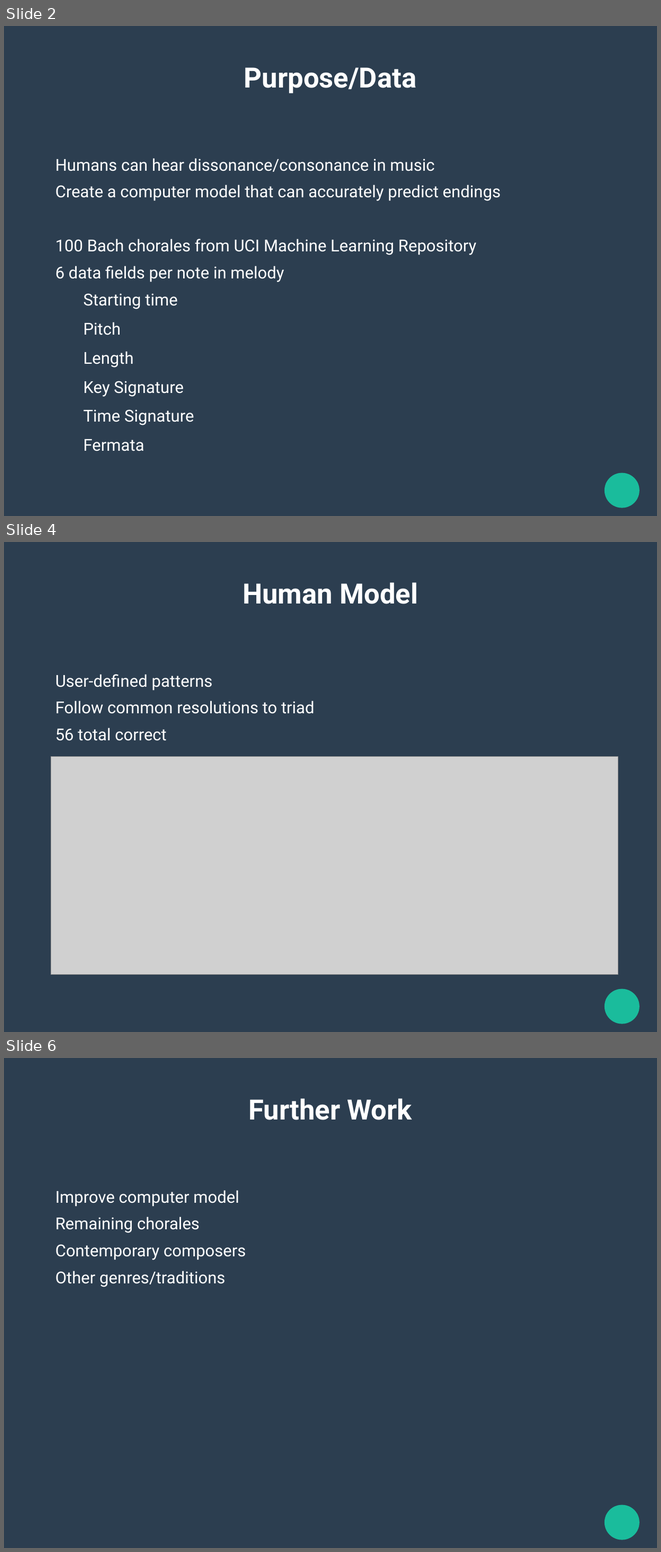
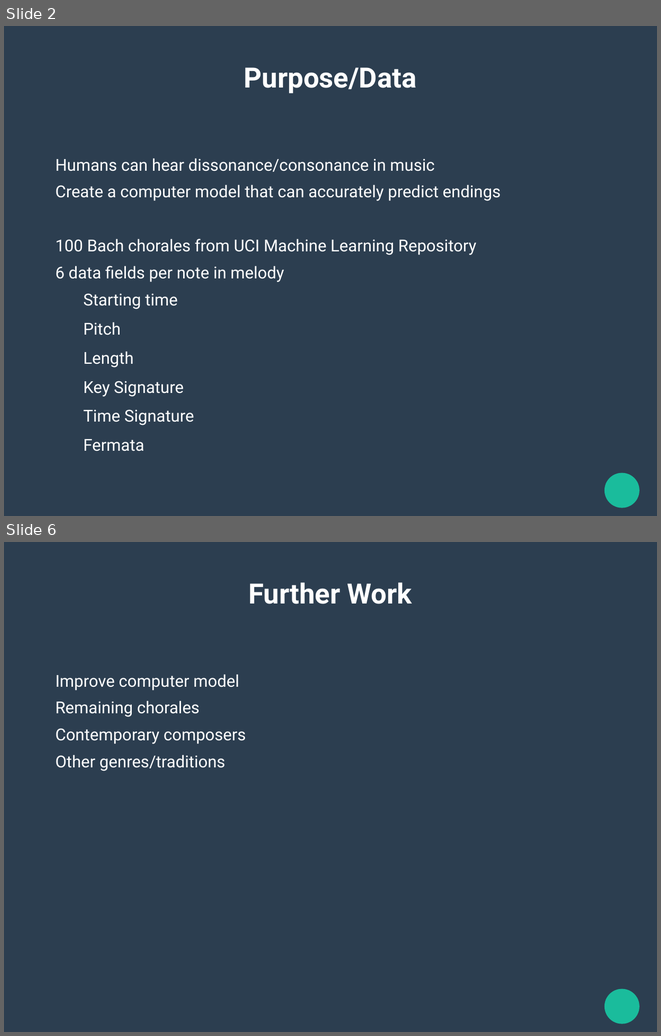
Before and after one commit to nczaban/MathJuniorIS, a slide deck: Presentation.odp. Shown one above the other, each under a label of ours: slides 2, 4 and 6 before the commit, slides 2 and 6 after it; the slides between them are not shown. The pictures are 661x1552 and 661x1036 pixels, drawn with LibreOffice and Linux fonts; fonts in the diff are those of the drawing; grey boxes stand for pictures. Boxes give left, top, right and bottom in pixels: in the first picture for what was removed or moved away, otherwise in the second. Text is boxed around its words. In the diff, an @@ line names an element or a change of style, - is before the commit and + after.

```diff
--- a/Presentation.odp
+++ b/Presentation.odp
@@ slide 4 removed at bbox=[4, 542, 657, 1032], background #2C3E50; not listed: 2 template elements that a slide beside it also shows @@
@@ title removed at bbox=[242, 582, 418, 604] @@
-Human Model
@@ text removed at bbox=[55, 674, 315, 741] @@
-User-defined patterns
-Follow common resolutions to triad
-56 total correct
@@ picture removed at bbox=[51, 757, 618, 974] @@
```
Also in this commit, not shown: 2 slides changed, 1 slide added, 1 other file.
